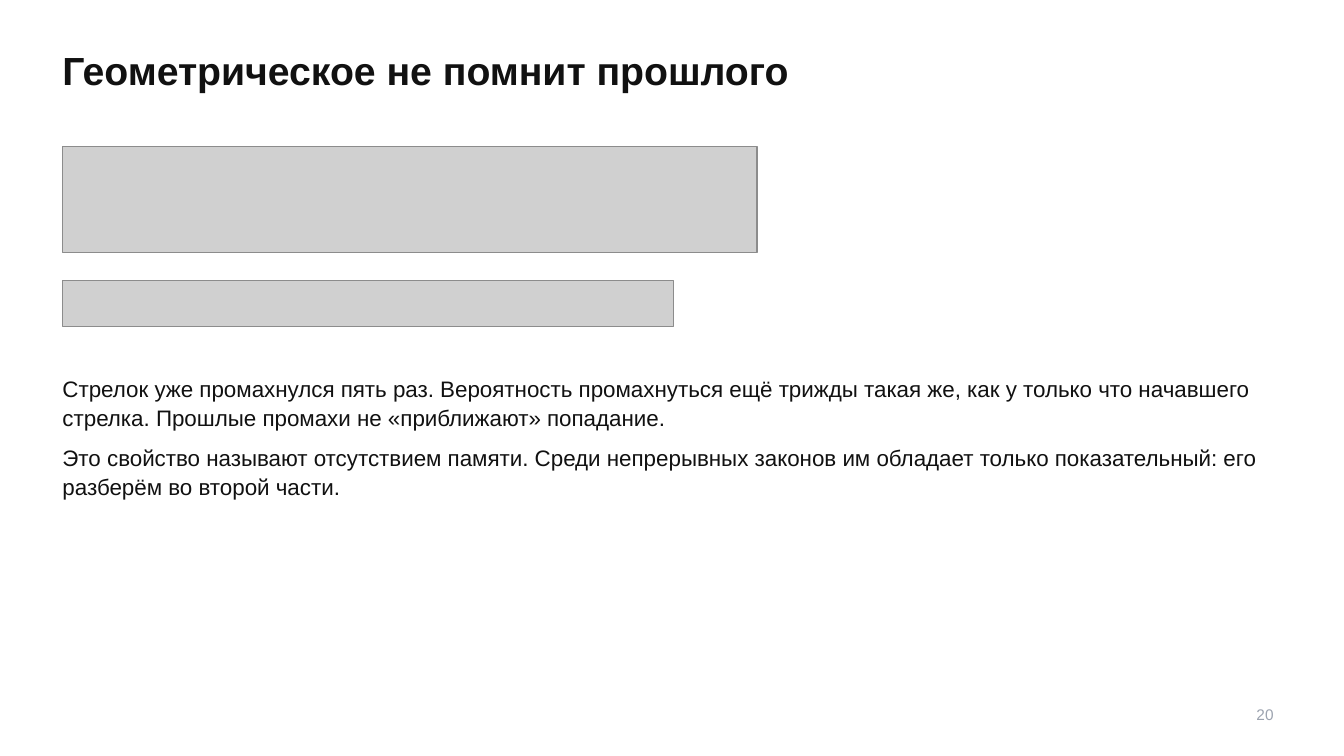
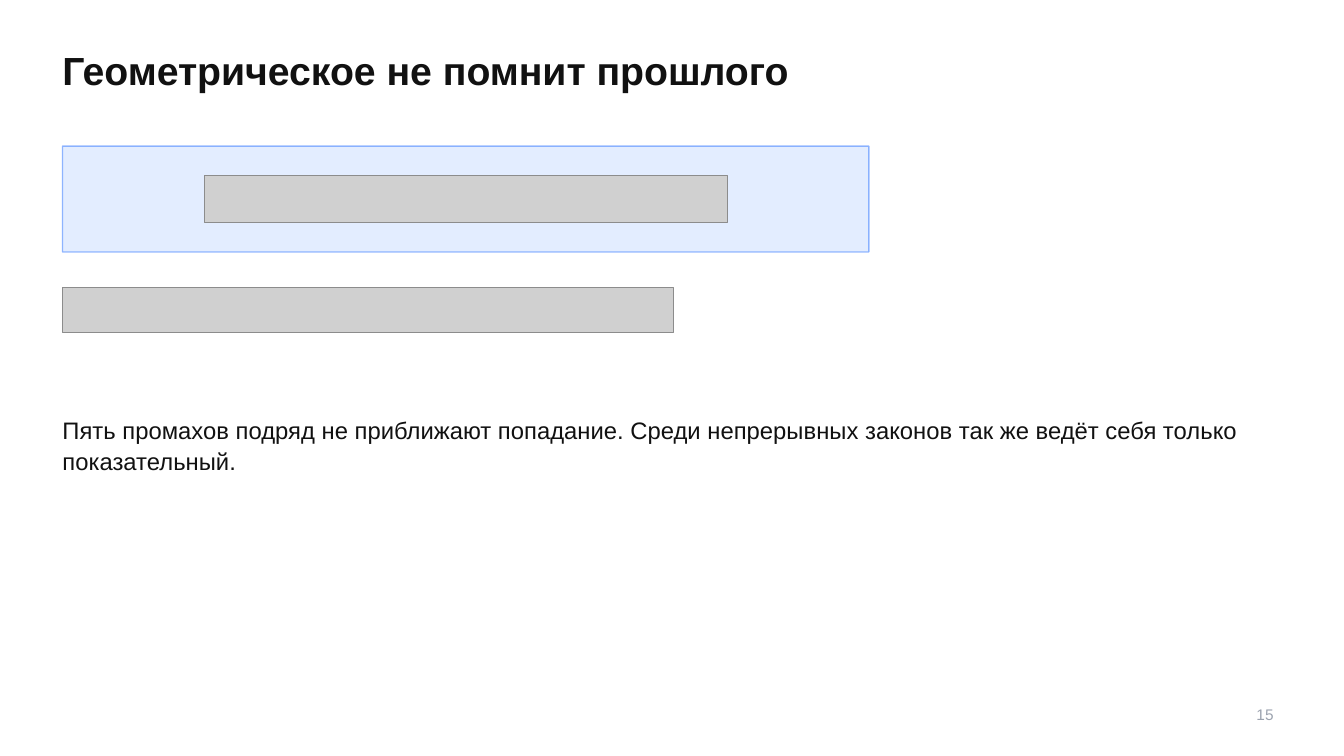
Before and after one commit to TheTonyPub/probability-theory-2026, a slide deck: slide 15 of lectures/06_distributions-17-25-2.pptx (slide 20 before the commit). Drawn at 1344x756 pixels with LibreOffice and Linux fonts; fonts in the diff are those of the drawing; grey boxes stand for pictures. Boxes give left, top, right and bottom in pixels: in the first picture for what was removed or moved away, otherwise in the second. Text is boxed around its words. In the diff, an @@ line names an element or a change of style, - is before the commit and + after.

```diff
--- a/lectures/06_distributions-17-25-2.pptx
+++ b/lectures/06_distributions-17-25-2.pptx
@@ picture removed at <box>63,146,757,253</box> @@
@@ rectangle added at <box>63,146,869,252</box>, fill #1F6BFF at 12% opacity, outline #1F6BFF 1 pt @@
@@ picture added at <box>204,175,727,223</box> @@
@@ picture: place and size @@
-picture at <box>63,281,674,327</box>
+picture at <box>63,287,674,333</box>
@@ text at <box>62,421,1237,471</box>: text changed; size 16 to 17 pt @@
-Стрелок уже промахнулся пять раз. Вероятность промахнуться ещё трижды такая же, как у только что начавшего стрелка. Прошлые промахи не «приближают» попадание.
-Это свойство называют отсутствием памяти. Среди непрерывных законов им обладает только показательный: его разберём во второй части.
+Пять промахов подряд не приближают попадание. Среди непрерывных законов так же ведёт себя только показательный.
@@ text at <box>1256,709,1273,720</box>: text changed @@
-20
+15
```
Also in this commit, not shown: 31 other slides changed, 14 slides added, 24 slides removed.
